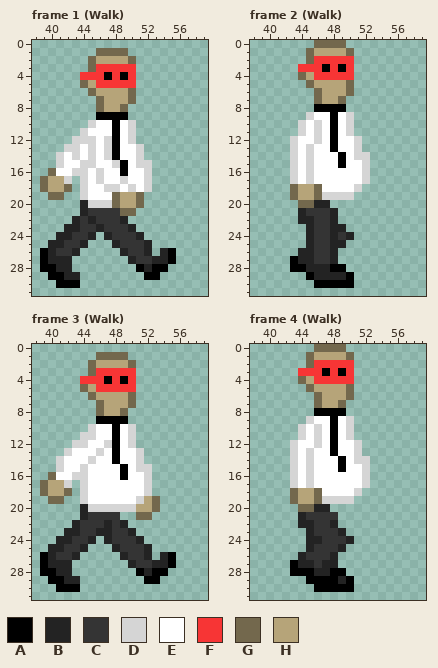
File history of a pixel-art file, Assets/Artwork/DeathGuy.aseprite. Above, as it was before the edit.
32x32 pixels, 9 frames. Shown: frame 1 (Walk): x 38..59, y 0..31; frame 2 (Walk): x 38..59, y 0..31; frame 3 (Walk): x 38..59, y 0..31; frame 4 (Walk): x 38..59, y 0..31. The old version is drawn lined up with the new one, on the new canvas. The commit also changed other frames, which this record leaves out.
Palette (. is transparent): A #000000  B #232323  C #343434  D #d5d5d5  E #ffffff  F #f73535  G #73684d  H #b6a479
New version:
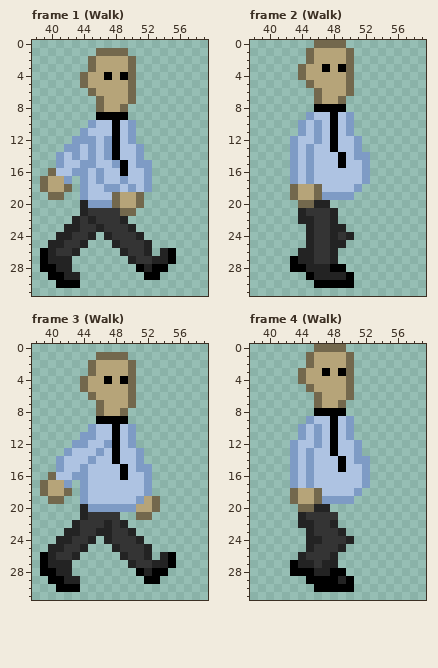
Change:
canvas 32x32 -> 64x32, the old top-left corner now at 32,0
colour D: #d5d5d5 -> #7e9bc5
colour E: #ffffff -> #aec3e2
Frame 1 (Walk):
y 3: x 46..50 FFFFF -> HHHHG
y 4: x 44..46 FFF -> GHH; x 48 F -> H; x 50 F -> G
y 5: x 46..50 FFFFF -> HHHHG
Frame 2 (Walk):
y 2: x 46..50 FFFFF -> HHHHG
y 3: x 44..46 FFF -> GHH; x 48 F -> H; x 50 F -> G
y 4: x 46..50 FFFFF -> HHHHG
Frame 3 (Walk): the same change as frame 1 (Walk)
Frame 4 (Walk): the same change as frame 2 (Walk)
